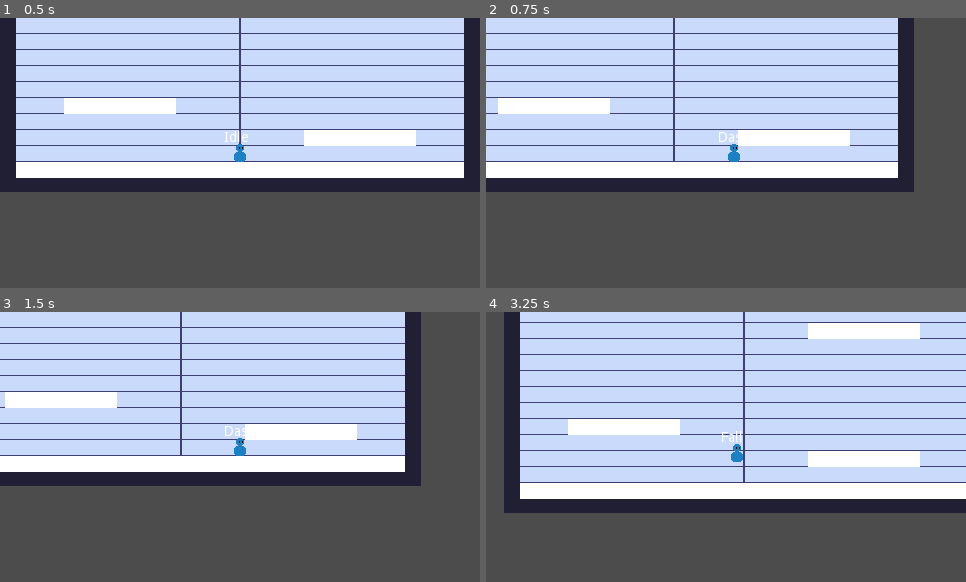
Above: before the commit, frames 1-4 (two rows, left to right).
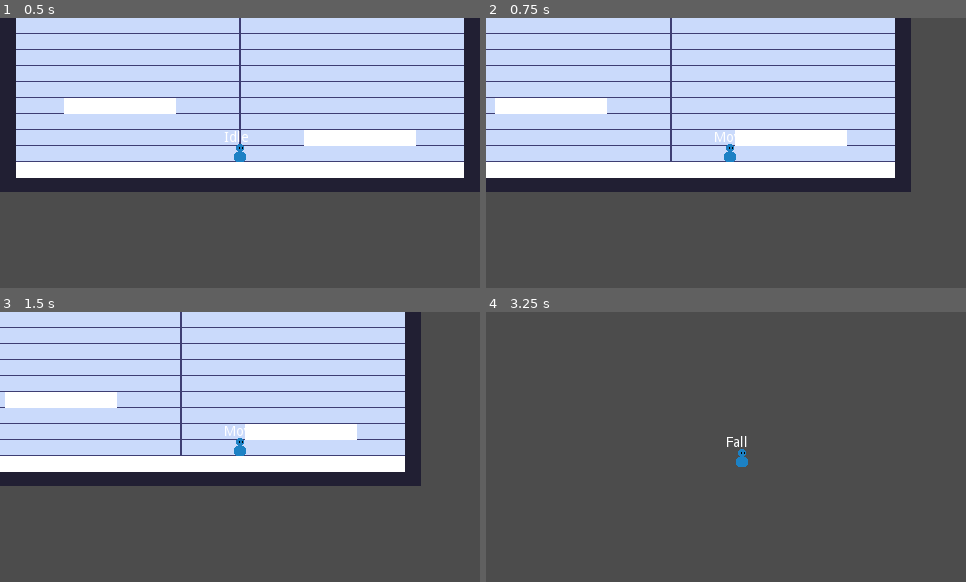
Above: after the commit, the same moments.

Repository: VuurMos/godot-3.5-platformer-character-controller
Game: Godot game, scene res://Game.tscn
The game is run twice, just before and just after one commit, with the same random seed, the same clock (stepped at 60 frames per second) and the same inputs.
Inputs:
- Up to frame 1 (0.5 s): no input
- Up to frame 2 (0.75 s): hold Right (right) from 0.53 s (still down); tap X (dash) at 0.6 s
- Up to frame 3 (1.5 s): keep holding Right (right); tap C (jump) at 0.77 s; tap X (dash) at 1.35 s
- Up to frame 4 (3.25 s): tap C (jump) at 1.52, 3.02 s; release Right (right) at 2.03 s; hold Left (left) 2.03-2.78 s; tap X (dash) at 2.1, 2.85 s; hold Right (right) from 2.78 s (still down)

Frame 1 is identical in both runs. In frame 2, 1.5% of the frame differs, in the area x 1-90%, y 0-65%; in frame 3, less than 0.1%; in frame 4, 72%, in the area x 3-100%, y 0-75%.

Commit message:
Added exponential ease out to dash

Diff:
--- a/platformer-controller/player/platform-controller.gd
+++ b/platformer-controller/player/platform-controller.gd
@@ -27,7 +27,8 @@
 var fall_gravity = (2 * jump_height * pow(max_speed, 2)) / pow(fall_x_dist, 2)
 var max_fall_velocity = jump_velocity * 0.85
 
-var dash_velocity := 40 * TILE_SIZE
+var dashing := false
+var dash_strength := 60 * TILE_SIZE
 
 onready var sprite = $Sprite
 onready var cam = $PlayerCamera
@@ -71,15 +72,15 @@
 	velocity.y += fall_gravity * get_physics_process_delta_time()
 
 
-func add_dash_velocity(_dash_direction):
+func add_dash_velocity(_dash_direction, _dash_velocity):
 	if _dash_direction == Vector2.ZERO:
 		if _facing_right:
-			velocity.x = dash_velocity * 1
+			velocity.x = dash_strength * _dash_velocity * 1
 		else:
-			velocity.x = dash_velocity * -1
+			velocity.x = dash_strength * _dash_velocity * -1
 	else:
-		velocity.x = dash_velocity * _dash_direction.x
-		velocity.y = dash_velocity * _dash_direction.y
+		velocity.x = dash_strength * _dash_velocity * _dash_direction.x
+		velocity.y = dash_strength * _dash_velocity * _dash_direction.y
 
 
 func apply_friction():
@@ -96,11 +97,12 @@
 
 
 func apply_movement():
-	if is_zero_approx(input_direction.x):
-		if !is_zero_approx(velocity.x):
-			apply_friction()
-	else:
-		apply_acceleration()
-		check_direction_facing()
+	if !dashing:
+		if is_zero_approx(input_direction.x):
+			if !is_zero_approx(velocity.x):
+				apply_friction()
+		else:
+			apply_acceleration()
+			check_direction_facing()
 
 	velocity = move_and_slide(velocity, Vector2.UP)
--- a/platformer-controller/player/player-state-machine/player-states/player-dash-state.gd
+++ b/platformer-controller/player/player-state-machine/player-states/player-dash-state.gd
@@ -2,21 +2,38 @@
 extends PlayerState
 
 var dash_direction := Vector2.ZERO
+var current_dash_time := 0.0
+var dash_duration := 0.05
 
 func enter(msg := {}) -> void:
-	player.velocity.y = 0
+	player.velocity.y = 0.0
 	dash_direction = player.input_direction
-	player.dash_timer.start()
+	player.dashing = true
+	current_dash_time = 0.0
+	pass
 
 func physics_update(delta: float) -> void:
-	player.add_dash_velocity(dash_direction)
-#	player.apply_fall_gravity()
+	current_dash_time += delta
+	print(current_dash_time)
+
+	var dash_progress = current_dash_time / dash_duration
+	var dash_velocity = 1 - pow(2, -10 * dash_progress)
+
+	player.add_dash_velocity(dash_direction, dash_velocity)
+
+	# TODO: Need to separate applying movement from friction/acceleration!
+	# Currently the dash movement speed is being clamped by the acceleration function
 	player.apply_movement()
 
-	if player.dash_timer.is_stopped():
+
+	if current_dash_time >= dash_duration:
 		if !player.is_on_floor():
 			state_machine.transition_to("Fall", {from_ground = true})
 			return
 
 		if player.is_on_floor():
 			state_machine.transition_to("Land")
+
+func exit() -> void:
+	player.dashing = false
+#	current_dash_time = 0
--- a/platformer-controller/player/player-state-machine/player-states/player-state.gd
+++ b/platformer-controller/player/player-state-machine/player-states/player-state.gd
@@ -28,7 +28,6 @@
 
 func update(_delta: float) -> void:
 	player.input_direction = _get_input_direction()
-	print(player.velocity.x)
 
 
 func physics_update(_delta: float) -> void:
@@ -39,6 +38,8 @@
 	var input = Vector2.ZERO
 	input.x = Input.get_action_strength("right") - Input.get_action_strength("left")
 	input.y = Input.get_action_strength("down") - Input.get_action_strength("up")
+	# TODO: Normalizing the input results in the player moving slower when they also press up / down
+	# while moving left and right.
 	return input.normalized()
 
 
